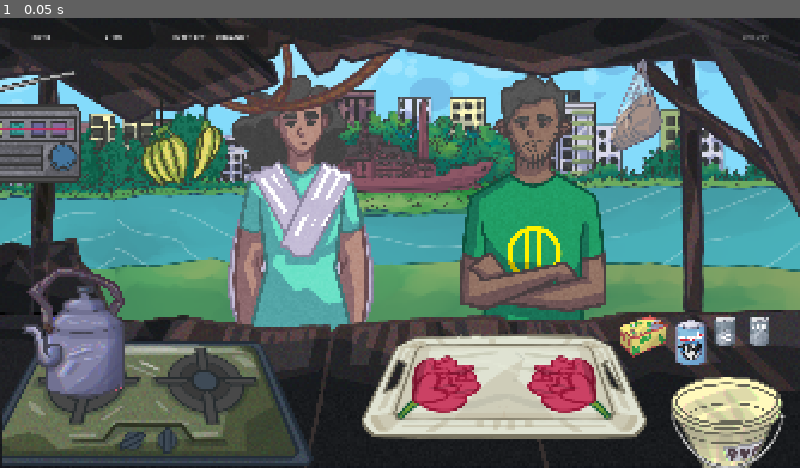
Above: before the commit, frame 1.
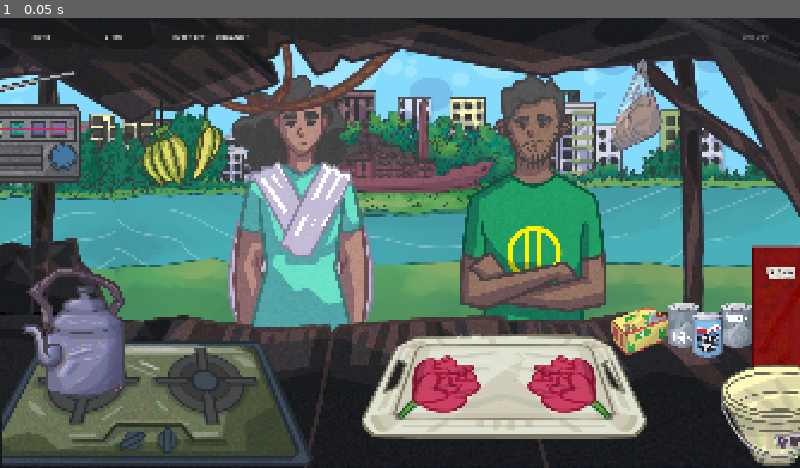
Above: after the commit, the same moment.

Repository: abhikhasnain1/Tong-Manager
Game: Godot game, scene res://scenes/app/Main.tscn
The game is run twice, just before and just after one commit, with the same random seed, the same clock (stepped at 60 frames per second) and the same inputs.
Inputs:
- Up to frame 1 (0.05 s): no input

The runs differ from the first frame. In frame 1, 6.0% of the frame differs, in the area x 76-100%, y 50-100%.

Commit message:
Complete issue #85 Khata composition

Diff:
--- a/tong-manager/assets/art/runtime_asset_manifest.json
+++ b/tong-manager/assets/art/runtime_asset_manifest.json
@@ -8,23 +8,26 @@
     {"runtime": "res://assets/art/toolkit/stove.png", "role": "stove", "pivot": [831, 338], "authored_position": [380, 925], "intended_size": [760, 309], "perspective": "final"},
     {"runtime": "res://assets/art/toolkit/tray.png", "role": "tray", "pivot": [757, 286], "authored_position": [1210, 885], "intended_size": [696, 263], "perspective": "final"},
     {"runtime": "res://assets/art/toolkit/kettle_side_provisional.png", "role": "kettle", "pivot": [286, 358], "authored_position": [176, 768], "intended_size": [275, 344], "perspective": "provisional"},
-    {"runtime": "res://assets/art/toolkit/bucket_clean_provisional.png", "role": "bucket", "pivot": [324, 334], "authored_position": [1745, 980], "intended_size": [279, 287], "perspective": "provisional"},
+    {"runtime": "res://assets/art/toolkit/bucket_clean_provisional.png", "role": "bucket", "pivot": [324, 334], "authored_position": [1865, 952], "intended_size": [279, 287], "perspective": "provisional"},
+    {"runtime": "res://assets/art/toolkit/khata_closed.png", "role": "khata", "crop": [781.3695, 28.300804, 356.05017, 1028.0656], "pivot": [178.02509, 514.0328], "authored_position": [1865, 729], "intended_size": [128, 370], "perspective": "provisional"},
     {"runtime": "res://assets/art/toolkit/radio_front_provisional.png", "role": "radio", "pivot": [436, 425], "authored_position": [58, 262], "intended_size": [279, 272], "perspective": "provisional"},
     {"runtime": "res://assets/art/customers/customer_female_provisional.png", "role": "customer", "pivot": [276, 472], "authored_position": [720, 445], "intended_size": [359, 614], "perspective": "provisional"},
     {"runtime": "res://assets/art/customers/customer_male_provisional.png", "role": "customer", "pivot": [285, 504], "authored_position": [1280, 445], "intended_size": [354, 625], "perspective": "provisional"},
     {"runtime": "res://assets/art/icons/banana_ready_provisional.png", "role": "ready_item", "pivot": [156, 183], "authored_position": [436.72, 289.77002], "intended_size": [193, 228], "perspective": "provisional"},
-    {"runtime": "res://assets/art/icons/tea_box_ready_provisional.png", "role": "ready_item", "pivot": [455, 313], "authored_position": [1528.88, 764.08], "intended_size": [146, 100], "perspective": "provisional"},
-    {"runtime": "res://assets/art/icons/sugar_can_ready_provisional.png", "role": "ready_item", "pivot": [442, 266], "authored_position": [1781.375, 749.975], "intended_size": [133, 80], "perspective": "provisional"},
-    {"runtime": "res://assets/art/icons/condensed_milk_can_ready_provisional.png", "role": "ready_item", "pivot": [244, 357], "authored_position": [1661.01, 790.26], "intended_size": [88, 129], "perspective": "provisional"},
+    {"runtime": "res://assets/art/icons/tea_box_ready_provisional.png", "role": "ready_item", "pivot": [455, 313], "authored_position": [1517.456, 752.096], "intended_size": [175, 120], "perspective": "provisional"},
+    {"runtime": "res://assets/art/icons/sugar_can_ready_provisional.png", "role": "ready_item", "pivot": [442, 266], "authored_position": [1704.8901, 734.7621], "intended_size": [202, 122], "perspective": "provisional"},
+    {"runtime": "res://assets/art/icons/condensed_milk_can_ready_provisional.png", "role": "ready_item", "pivot": [244, 357], "authored_position": [1701.01, 770.26], "intended_size": [88, 129], "perspective": "provisional"},
     {"runtime": "res://assets/art/icons/biscuits_ready_provisional.png", "role": "ready_item", "pivot": [199, 343], "authored_position": [1527.2272, 208.15034], "intended_size": [132, 228], "perspective": "provisional"}
   ],
   "composition_contract": {
+    "revision": 2,
     "locked_on": "2026-08-29",
     "critical_interaction_anchors": {
       "radio": [108, 262],
       "kettle": [201, 779],
       "tray": [1209, 869],
-      "bucket": [1745, 980]
+      "bucket": [1815, 945],
+      "khata": [1815, 728]
     },
     "stove_anchors": {
       "burner_left": [201, 875],
--- a/tong-manager/scenes/gameplay/tong/TongDayScreen.tscn
+++ b/tong-manager/scenes/gameplay/tong/TongDayScreen.tscn
@@ -15,11 +15,15 @@
 [ext_resource type="Texture2D" uid="uid://nfxyjvf8sp4v" path="res://assets/art/toolkit/bucket_clean_provisional.png" id="13_bucket"]
 [ext_resource type="Texture2D" uid="uid://1y2dfab013y" path="res://assets/art/toolkit/radio_front_provisional.png" id="14_radio"]
 [ext_resource type="Texture2D" uid="uid://bsrrhf3c6lkxy" path="res://assets/art/icons/banana_ready_provisional.png" id="15_banana"]
+[ext_resource type="Texture2D" uid="uid://bnxwivvf6uofx" path="res://assets/art/toolkit/khata_closed.png" id="15_yysul"]
 [ext_resource type="Texture2D" uid="uid://ckv1p2025t7c1" path="res://assets/art/icons/biscuits_ready_provisional.png" id="16_biscuits"]
 [ext_resource type="Texture2D" uid="uid://bvmswmmiy0a1x" path="res://assets/art/icons/condensed_milk_can_ready_provisional.png" id="17_milk"]
 [ext_resource type="Texture2D" uid="uid://ddr4ei73gi725" path="res://assets/art/icons/sugar_can_ready_provisional.png" id="18_sugar"]
 [ext_resource type="Texture2D" uid="uid://b13wtu7o711em" path="res://assets/art/icons/tea_box_ready_provisional.png" id="19_tea_box"]
 [ext_resource type="Shader" uid="uid://cxt8j3h5v6vwp" path="res://assets/shaders/world_color_grade.gdshader" id="20_grade"]
+
+[sub_resource type="RectangleShape2D" id="RectangleShape2D_khata"]
+size = Vector2(117, 360)
 
 [sub_resource type="ShaderMaterial" id="ShaderMaterial_grade"]
 shader = ExtResource("20_grade")
@@ -28,9 +32,6 @@
 shader_parameter/contrast = 1.0
 shader_parameter/saturation = 1.0
 
-[sub_resource type="RectangleShape2D" id="RectangleShape2D_khata"]
-size = Vector2(220, 140)
-
 [node name="TongDayScreen" type="Node2D" unique_id=1430317922]
 script = ExtResource("1_screen")
 tool_def = ExtResource("3_tools")
@@ -103,28 +104,30 @@
 position = Vector2(436.72, 289.77002)
 
 [node name="TeaBox" type="Sprite2D" parent="WorldRoot/ToolLayer/ReadyItemRail" unique_id=755056709]
-position = Vector2(1528.88, 764.08)
-scale = Vector2(0.16, 0.16)
+position = Vector2(1517.456, 752.096)
+scale = Vector2(0.192, 0.192)
 texture = ExtResource("19_tea_box")
 
 [node name="TeaBoxAnchor" type="Marker2D" parent="WorldRoot/ToolLayer/ReadyItemRail" unique_id=206178728 groups=["critical_interaction_anchor"]]
-position = Vector2(1528.88, 764.08)
+position = Vector2(1517.456, 752.096)
+scale = Vector2(1.2, 1.2)
 
 [node name="SugarCan" type="Sprite2D" parent="WorldRoot/ToolLayer/ReadyItemRail" unique_id=1194719677]
-position = Vector2(1781.375, 749.975)
-scale = Vector2(0.15, 0.15)
+position = Vector2(1704.8901, 734.7621)
+scale = Vector2(0.22800037, 0.22800037)
 texture = ExtResource("18_sugar")
 
 [node name="SugarAnchor" type="Marker2D" parent="WorldRoot/ToolLayer/ReadyItemRail" unique_id=1474083354 groups=["critical_interaction_anchor"]]
-position = Vector2(1781.375, 749.975)
+position = Vector2(1704.8901, 734.7621)
+scale = Vector2(1.5200024, 1.5200024)
 
 [node name="CondensedMilkCan" type="Sprite2D" parent="WorldRoot/ToolLayer/ReadyItemRail" unique_id=704283837]
-position = Vector2(1661.01, 790.26)
+position = Vector2(1701.01, 770.26)
 scale = Vector2(0.18, 0.18)
 texture = ExtResource("17_milk")
 
 [node name="CondensedMilkAnchor" type="Marker2D" parent="WorldRoot/ToolLayer/ReadyItemRail" unique_id=994689313 groups=["critical_interaction_anchor"]]
-position = Vector2(1661.01, 790.26)
+position = Vector2(1701.01, 770.26)
 
 [node name="Biscuits" type="Sprite2D" parent="WorldRoot/ToolLayer/ReadyItemRail" unique_id=1441415103]
 position = Vector2(1527.2272, 208.15034)
@@ -134,18 +137,25 @@
 [node name="BiscuitsAnchor" type="Marker2D" parent="WorldRoot/ToolLayer/ReadyItemRail" unique_id=618752368 groups=["critical_interaction_anchor"]]
 position = Vector2(1527.2272, 208.15034)
 
-[node name="KhataStation" type="Node2D" parent="WorldRoot/ToolLayer"]
+[node name="KhataStation" type="Node2D" parent="WorldRoot/ToolLayer" unique_id=1872704980]
+editor_description = "Approved M1 composition revision 2 placement. Keep the sprite, collision shape, and interaction anchor aligned when editing."
 position = Vector2(960, 820)
-editor_description = "Provisional staging transform. Assign the tabletop Khata texture, then position and scale KhataStation in the editor before composition revision 2 is locked."
-
-[node name="KhataHotspot" type="Area2D" parent="WorldRoot/ToolLayer/KhataStation"]
-
-[node name="Sprite" type="Sprite2D" parent="WorldRoot/ToolLayer/KhataStation/KhataHotspot"]
-
-[node name="CollisionShape2D" type="CollisionShape2D" parent="WorldRoot/ToolLayer/KhataStation/KhataHotspot"]
+
+[node name="KhataHotspot" type="Area2D" parent="WorldRoot/ToolLayer/KhataStation" unique_id=172198341]
+position = Vector2(905, -91)
+
+[node name="Sprite" type="Sprite2D" parent="WorldRoot/ToolLayer/KhataStation/KhataHotspot" unique_id=1179571728]
+scale = Vector2(0.36, 0.36)
+texture = ExtResource("15_yysul")
+region_enabled = true
+region_rect = Rect2(781.3695, 28.300804, 356.05017, 1028.0656)
+
+[node name="CollisionShape2D" type="CollisionShape2D" parent="WorldRoot/ToolLayer/KhataStation/KhataHotspot" unique_id=2145421756]
+position = Vector2(0.5, 0)
 shape = SubResource("RectangleShape2D_khata")
 
-[node name="InteractionAnchor" type="Marker2D" parent="WorldRoot/ToolLayer/KhataStation/KhataHotspot" groups=["critical_interaction_anchor"]]
+[node name="InteractionAnchor" type="Marker2D" parent="WorldRoot/ToolLayer/KhataStation/KhataHotspot" unique_id=1947038087 groups=["critical_interaction_anchor"]]
+position = Vector2(-50, -1)
 
 [node name="StoveStation" type="Node2D" parent="WorldRoot/ToolLayer" unique_id=2930590]
 position = Vector2(380, 925)
@@ -219,13 +229,14 @@
 position = Vector2(316, 96)
 
 [node name="BucketStation" type="Node2D" parent="WorldRoot/ToolLayer" unique_id=2061807017]
-position = Vector2(1745, 980)
+position = Vector2(1865, 952)
 
 [node name="Sprite" type="Sprite2D" parent="WorldRoot/ToolLayer/BucketStation" unique_id=337521503]
 scale = Vector2(0.43, 0.43)
 texture = ExtResource("13_bucket")
 
 [node name="InteractionAnchor" type="Marker2D" parent="WorldRoot/ToolLayer/BucketStation" unique_id=1410089750 groups=["critical_interaction_anchor"]]
+position = Vector2(-50, -7)
 
 [node name="DragLayer" type="Node2D" parent="WorldRoot" unique_id=1052109653]
 z_index = 40
@@ -258,7 +269,7 @@
 position = Vector2(1210, 735)
 
 [node name="BucketStatus" type="Marker2D" parent="WorldRoot/StatusBadgeAnchors" unique_id=1486285048]
-position = Vector2(1745, 835)
+position = Vector2(1789, 854)
 
 [node name="WorldEffects" type="Node2D" parent="WorldRoot" unique_id=1256984065]
 z_index = 50
--- a/tong-manager/scripts/gameplay/tong/tong_day_screen.gd
+++ b/tong-manager/scripts/gameplay/tong/tong_day_screen.gd
@@ -36,4 +36,7 @@
 	assert(tool_def.burner_count == 2, "The demo stove exposes two configurable burners.")
 	for marker in get_tree().get_nodes_in_group("critical_interaction_anchor"):
 		var authored_position := world_root.to_local(marker.global_position)
-		assert(CROP_SAFE_RECT.has_point(authored_position), "%s is outside the 16:10 crop-safe area." % marker.name)
+		assert(
+			CROP_SAFE_RECT.has_point(authored_position),
+			"%s at %s is outside the 16:10 crop-safe area." % [marker.get_path(), authored_position]
+		)
Binary file added: tong-manager/assets/art/toolkit/khata_closed.png
Not shown, added: tong-manager/assets/art/toolkit/khata_closed.png.import
